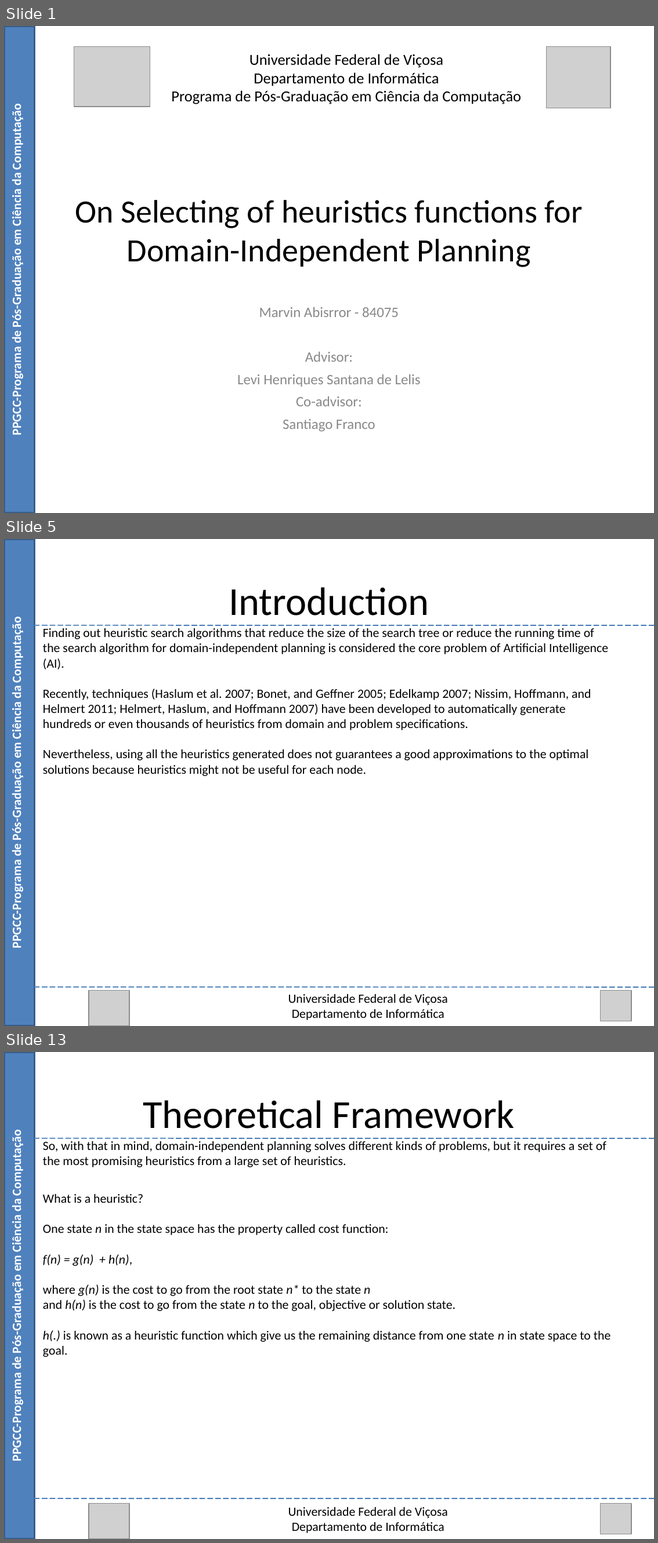
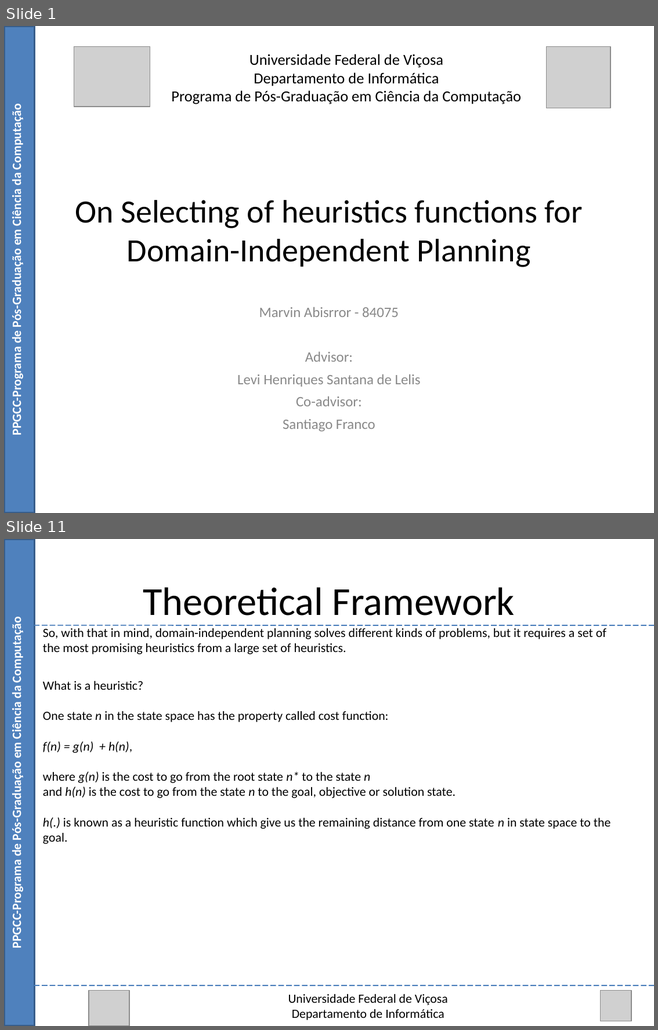
Before and after one commit to Marvinsky/research-marvin, a slide deck: latex/odp/selection heuristics.odp. Shown one above the other, each under a label of ours: slides 1, 5 and 13 before the commit, slides 1 and 11 after it; the slides between them are not shown. The pictures are 658x1543 and 658x1030 pixels, drawn with LibreOffice and Linux fonts; fonts in the diff are those of the drawing; grey boxes stand for pictures. Boxes give left, top, right and bottom in pixels: in the first picture for what was removed or moved away, otherwise in the second. Text is boxed around its words. In the diff, an @@ line names an element or a change of style, - is before the commit and + after.

```diff
--- a/latex/odp/selection heuristics.odp
+++ b/latex/odp/selection heuristics.odp
@@ slide 5 removed at <box>4,539,654,1026</box>, background #FFFFFF @@
@@ rectangle removed at <box>4,539,35,1026</box> @@
@@ text removed at <box>228,587,429,616</box> @@
-Introduction
@@ text removed at <box>9,624,25,946</box> @@
-PPGCC-Programa de Pós-Graduação em Ciência da Computação
@@ line removed from (35, 625) to (654, 625) @@
@@ text removed at <box>43,628,608,776</box> @@
-Finding out heuristic search algorithms that reduce the size of the search tree or reduce the running time of the search algorithm for domain-independent planning is considered the core problem of Artificial Intelligence (AI).
-Recently, techniques (Haslum et al. 2007; Bonet, and Geffner 2005; Edelkamp 2007; Nissim, Hoffmann, and Helmert 2011; Helmert, Haslum, and Hoffmann 2007) have been developed to automatically generate hundreds or even thousands of heuristics from domain and problem specifications.
-Nevertheless, using all the heuristics generated does not guarantees a good approximations to the optimal solutions because heuristics might not be useful for each node.
@@ line removed from (35, 987) to (654, 987) @@
@@ picture removed at <box>89,990,129,1026</box> @@
@@ picture removed at <box>600,990,631,1021</box> @@
@@ text removed at <box>288,994,448,1020</box> @@
-Universidade Federal de Viçosa
-Departamento de Informática
@@ what was slide 13 is now slide 11 @@
```
Also in this commit, not shown: 10 slides changed, 7 other slides removed, 3 other files.
